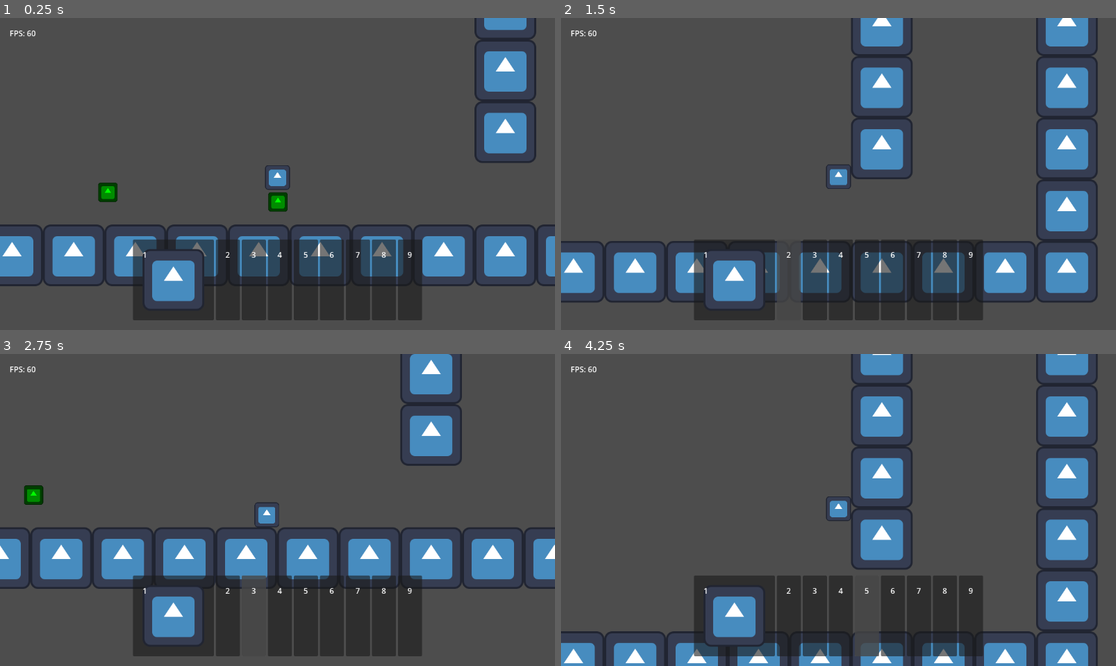
Above: before the commit, frames 1-4 (two rows, left to right).
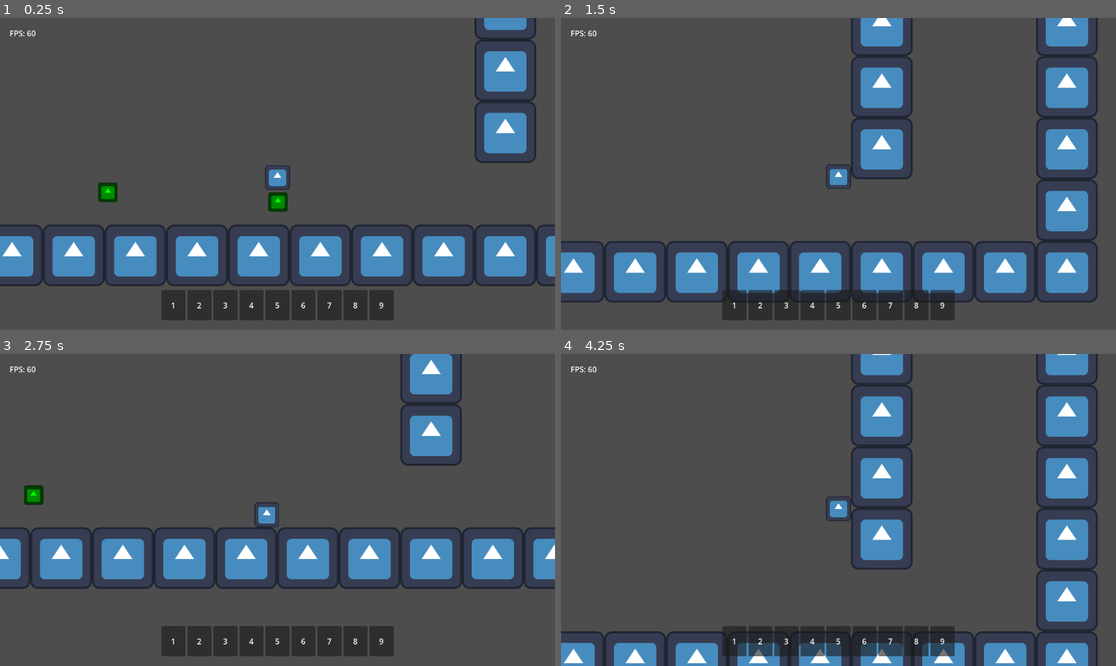
Above: after the commit, the same moments.

Repository: TheHumanMRP/RPG-Life-Tracker
Game: Godot game, scene res://Folders/Systems/Main/Scenes/main_scene.tscn
Same seed, same stepped clock (60 frames per second), same inputs: the game is played once before the commit and once after it. The engine's default icon, where the game draws it, is replaced by a stand-in: a white triangle on a blue panel in a dark square.
Inputs (mouse positions are in pixels of both pictures, inside the frame that each line leads up to):
- Up to frame 1 (0.25 s): no input
- Up to frame 2 (1.5 s): move the mouse to (733, 280) at 0.52 s; hold D (move_right) from 0.53 s (still down); tap I (add_test_sword) at 0.6, 1.35 s; click (733, 280) at 0.67 s; tap Space (jump) at 0.77 s; move the mouse to (788, 280) at 1.27 s; click (788, 280) at 1.42 s
- Up to frame 3 (2.75 s): tap Space (jump) at 1.52 s; move the mouse to (255, 616) at 2.02 s; release D (move_right) at 2.03 s; hold A (move_left) from 2.03 s (still down); tap I (add_test_sword) at 2.1 s; click (255, 616) at 2.17 s
- Up to frame 4 (4.25 s): move the mouse to (838, 616) at 2.77 s; release A (move_left) at 2.78 s; hold D (move_right) from 2.78 s (still down); tap I (add_test_sword) at 2.85, 3.6 s; click (838, 616) at 2.92 s; tap Space (jump) at 3.02, 3.77 s; move the mouse to (866, 616) at 3.52 s; click (866, 616) at 3.67 s

The runs differ from the first frame. In frame 1, 8.6% of the frame differs, in the area x 23-76%, y 71-97%; in frame 2, 8.4%; in frame 3, 8.4%; in frame 4, 8.6%.
Error before the commit: Invalid call. Nonexistent function 'get_inventory' in base 'Node (global.gd)'. (res://Folders/Systems/Inventory_System/Scripts/hotbar_logic.gd:61)
Error after the commit: Invalid call. Nonexistent function 'setup' in base 'Node (TestingScript)'. (res://Folders/Systems/Globals/global.gd:17)

Commit message:
Auto commit at 2026-07-11 20:31:09

Diff:
--- a/Folders/Systems/Inventory_System/Scripts/testing.gd
+++ b/Folders/Systems/Inventory_System/Scripts/testing.gd
@@ -3,10 +3,6 @@
 
 var inventory_logic: InventoryLogicComponent
 var hotbar_logic: HotBarLogicComponent
-
-func setup(new_inventory_logic: InventoryLogicComponent, new_hotbar_logic: HotBarLogicComponent) -> void:
-	inventory_logic = new_inventory_logic
-	hotbar_logic = new_hotbar_logic
 
 func test() -> void:
 	pass
